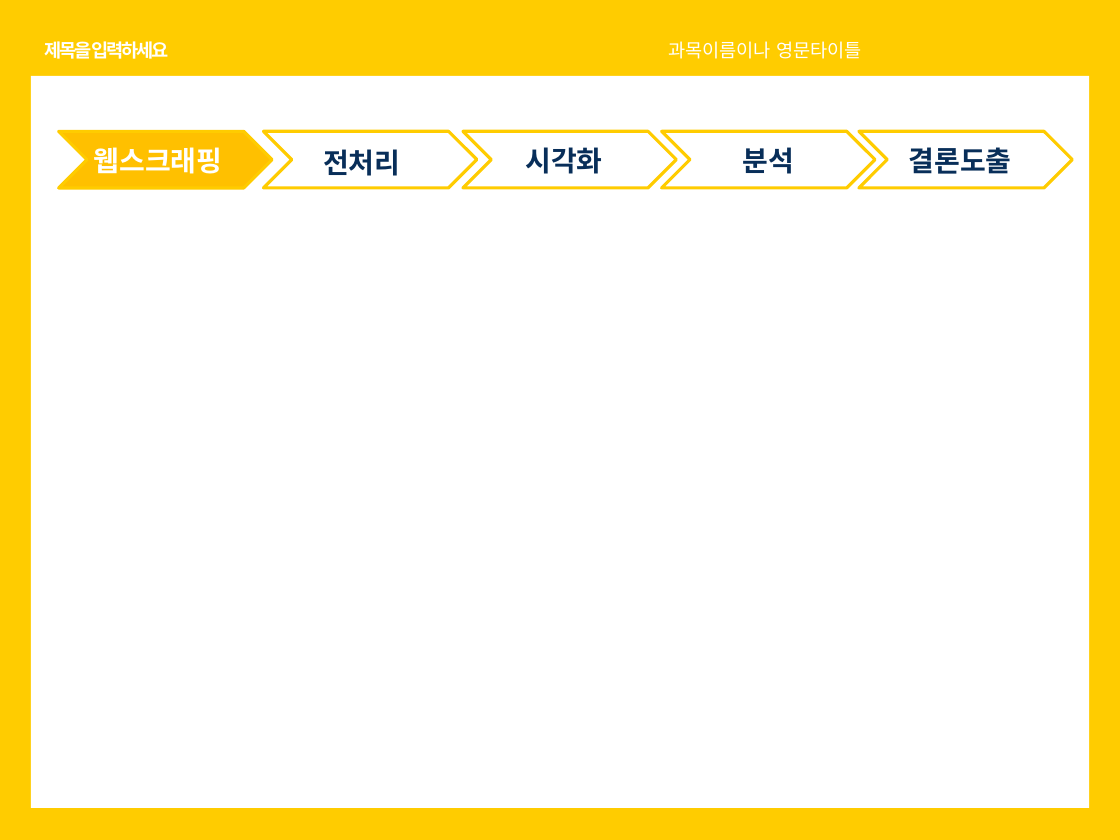
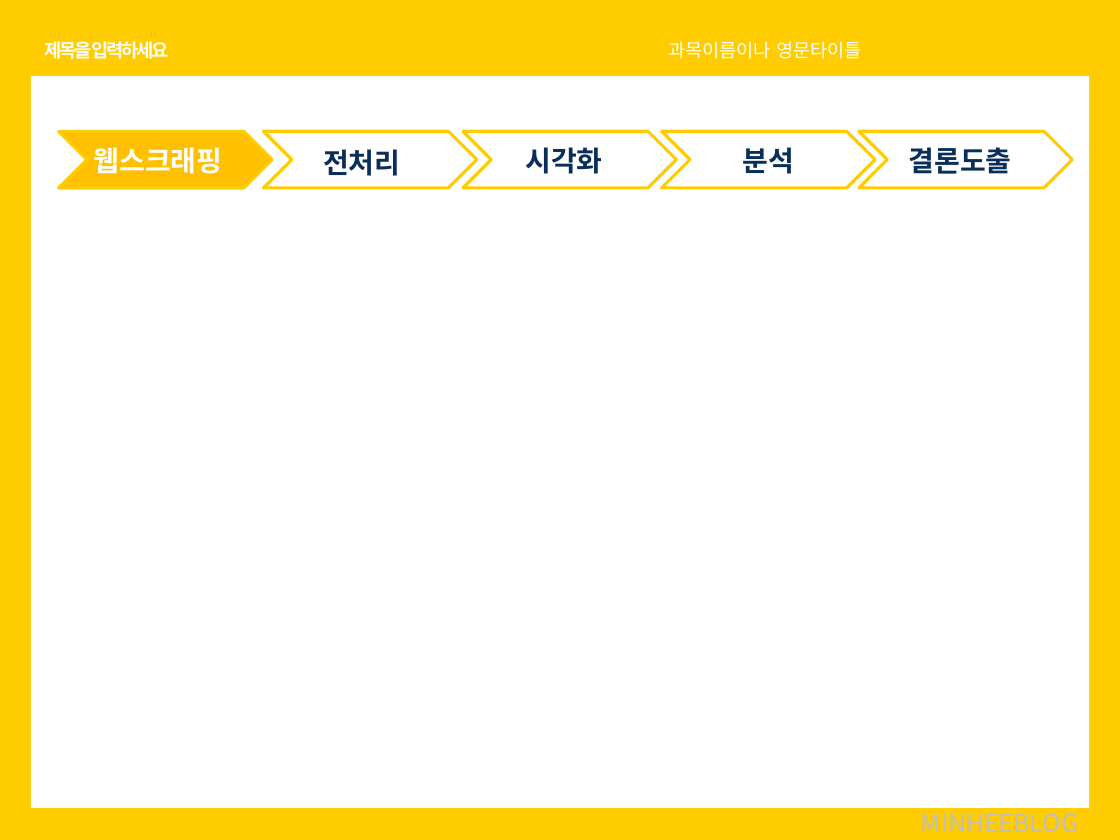
Before and after one commit to soothingni/PROJECT1, a slide deck: slide 17 of 치즈.pptx (slide 16 before the commit). Drawn at 1120x840 pixels with LibreOffice and Linux fonts; fonts in the diff are those of the drawing. Boxes give left, top, right and bottom in pixels: in the first picture for what was removed or moved away, otherwise in the second. Text is boxed around its words. In the diff, an @@ line names an element or a change of style, - is before the commit and + after.

```diff
--- a/치즈.pptx
+++ b/치즈.pptx
@@ text added at box(921, 806, 1078, 833), 16 pt, text #BFBFBF @@
+MINHEEBLOG
```
Also in this commit, not shown: 4 other slides changed, 2 slides added, 1 slide removed.
